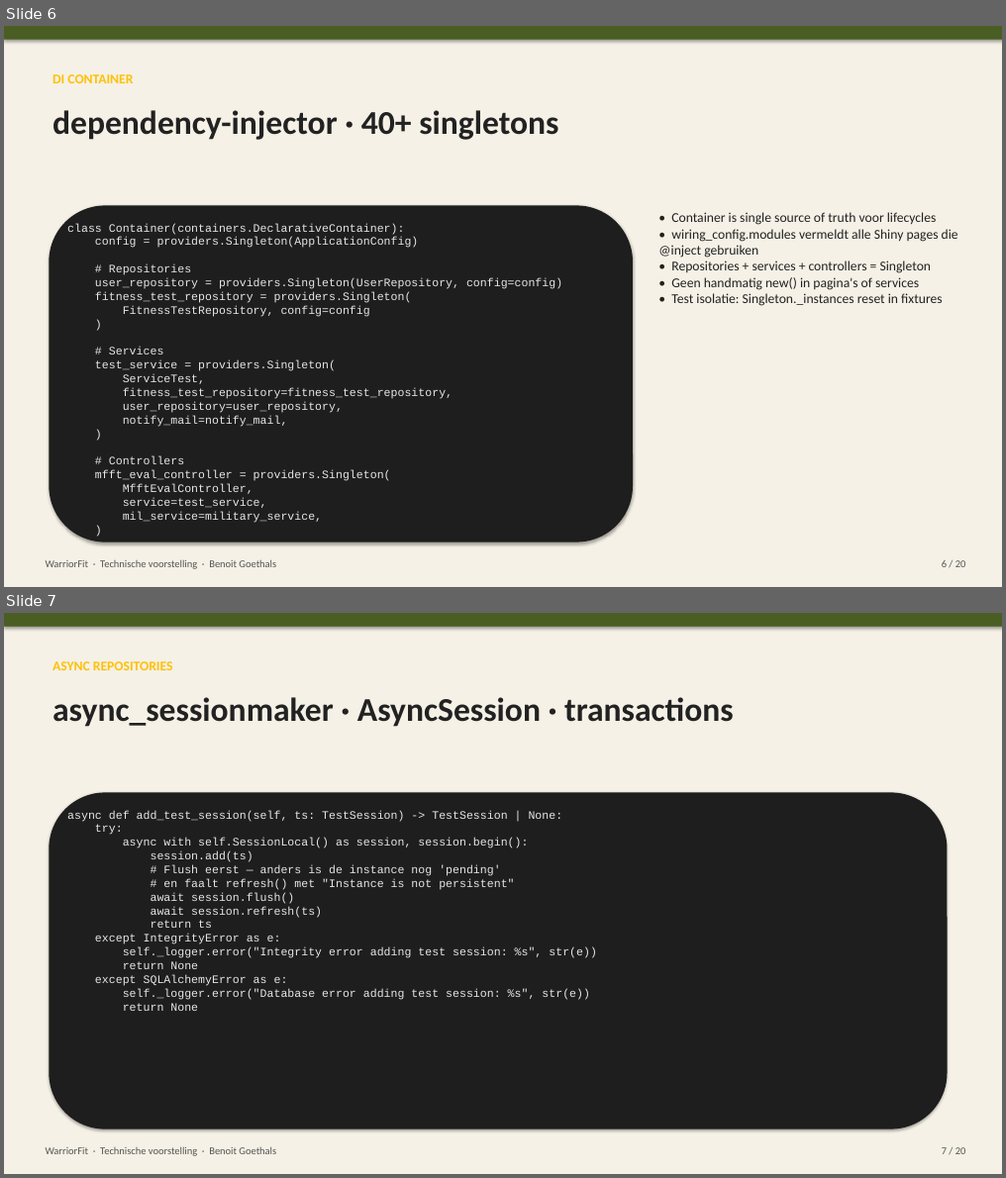
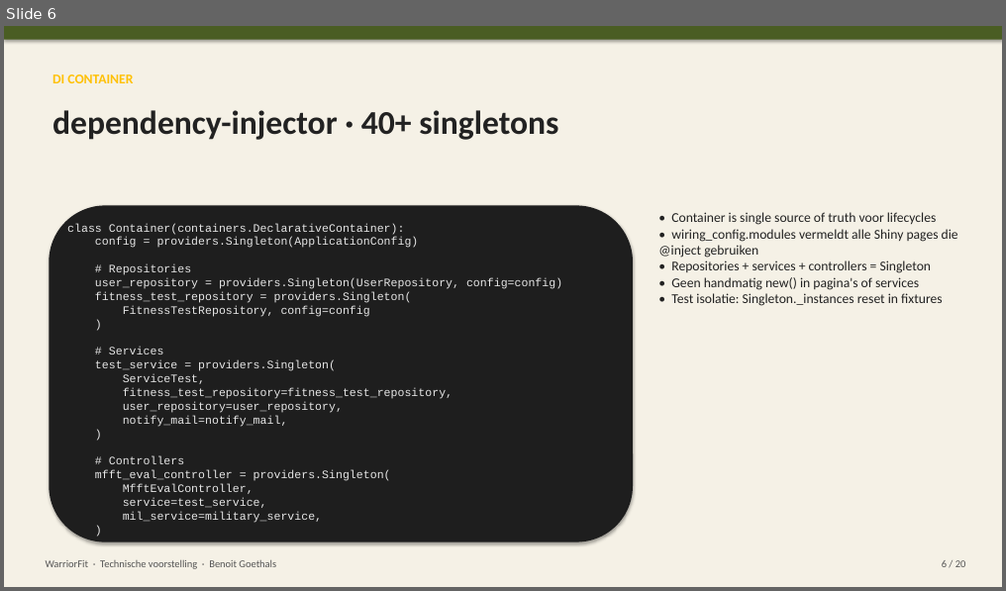
Before and after one commit to BenoitGoethals/WarriorFit, a slide deck: documentation/WarriorFit_Technisch_NL.pptx. Shown one above the other, each under a label of ours: slides 6 and 7 before the commit, slide 6 after it. The pictures are 1006x1178 and 1006x591 pixels, drawn with LibreOffice and Linux fonts; fonts in the diff are those of the drawing. Boxes give left, top, right and bottom in pixels: in the first picture for what was removed or moved away, otherwise in the second. Text is boxed around its words. In the diff, an @@ line names an element or a change of style, - is before the commit and + after.

Commit message:
docs: update WarriorFit technical presentation (NL)

```diff
--- a/documentation/WarriorFit_Technisch_NL.pptx
+++ b/documentation/WarriorFit_Technisch_NL.pptx
@@ slide 7 removed at [4,613,1002,1174], background #FFFFFF @@
@@ rectangle removed at [4,613,1002,1174] @@
@@ rectangle removed at [4,613,1002,627] @@
@@ text removed at [53,662,173,670] @@
-ASYNC REPOSITORIES
@@ text removed at [53,697,734,727] @@
-async_sessionmaker · AsyncSession · transactions
@@ rounded rectangle removed at [49,792,947,1130] @@
@@ text removed at [67,810,597,1011] @@
-async def add_test_session(self, ts: TestSession) -> TestSession | None:
-try:
-async with self.SessionLocal() as session, session.begin():
-session.add(ts)
-# Flush eerst — anders is de instance nog 'pending'
-# en faalt refresh() met "Instance is not persistent"
-await session.flush()
-await session.refresh(ts)
-return ts
-except IntegrityError as e:
-self._logger.error("Integrity error adding test session: %s", str(e))
-return None
-except SQLAlchemyError as e:
-self._logger.error("Database error adding test session: %s", str(e))
-return None
@@ text removed at [46,1148,276,1157] @@
-WarriorFit · Technische voorstelling · Benoit Goethals
@@ text removed at [942,1148,966,1155] @@
-7 / 20
```
Also in this commit, not shown: 3 slides changed, 1 other slide removed, 6 other files.
